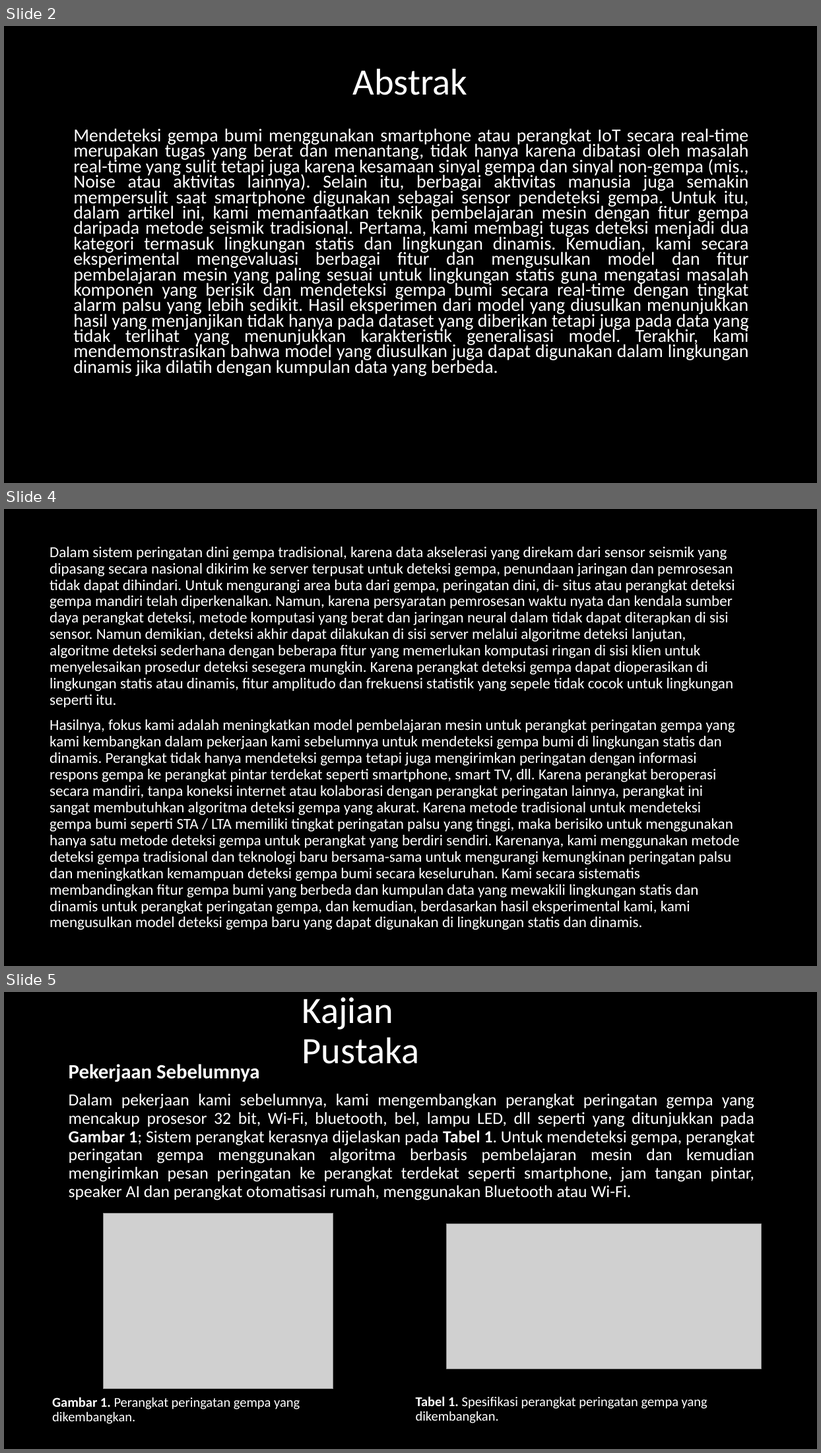
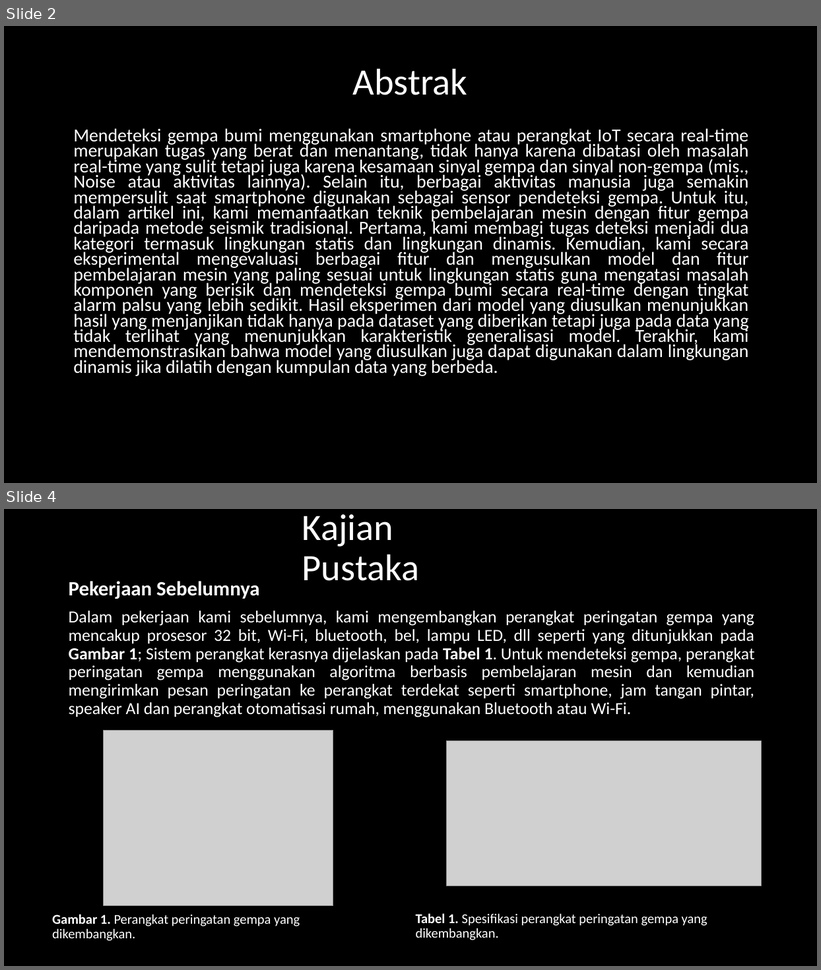
Before and after one commit to juvina03/SBP, a slide deck: PPT_Presentasi_SBP.pptx. Shown one above the other, each under a label of ours: slides 2, 4 and 5 before the commit, slides 2 and 4 after it; the slides between them are not shown. The pictures are 821x1453 and 821x970 pixels, drawn with LibreOffice and Linux fonts; fonts in the diff are those of the drawing; grey boxes stand for pictures. Boxes give left, top, right and bottom in pixels: in the first picture for what was removed or moved away, otherwise in the second. Text is boxed around its words. In the diff, an @@ line names an element or a change of style, - is before the commit and + after.

```diff
--- a/PPT_Presentasi_SBP.pptx
+++ b/PPT_Presentasi_SBP.pptx
@@ slide 4 removed at [4, 509, 817, 966], background #000000 @@
@@ text removed at [50, 547, 739, 930] @@
-Dalam sistem peringatan dini gempa tradisional, karena data akselerasi yang direkam dari sensor seismik yang dipasang secara nasional dikirim ke server terpusat untuk deteksi gempa, penundaan jaringan dan pemrosesan tidak dapat dihindari. Untuk mengurangi area buta dari gempa, peringatan dini, di- situs atau perangkat deteksi gempa mandiri telah diperkenalkan. Namun, karena persyaratan pemrosesan waktu nyata dan kendala sumber daya perangkat deteksi, metode komputasi yang berat dan jaringan neural dalam tidak dapat diterapkan di sisi sensor. Namun demikian, deteksi akhir dapat dilakukan di sisi server melalui algoritme deteksi lanjutan, algoritme deteksi sederhana dengan beberapa fitur yang memerlukan komputasi ringan di sisi klien untuk menyelesaikan prosedur deteksi sesegera mungkin. Karena perangkat deteksi gempa dapat dioperasikan di lingkungan statis atau dinamis, fitur amplitudo dan frekuensi statistik yang sepele tidak cocok untuk lingkungan seperti itu.
-Hasilnya, fokus kami adalah meningkatkan model pembelajaran mesin untuk perangkat peringatan gempa yang kami kembangkan dalam pekerjaan kami sebelumnya untuk mendeteksi gempa bumi di lingkungan statis dan dinamis. Perangkat tidak hanya mendeteksi gempa tetapi juga mengirimkan peringatan dengan informasi respons gempa ke perangkat pintar terdekat seperti smartphone, smart TV, dll. Karena perangkat beroperasi secara mandiri, tanpa koneksi internet atau kolaborasi dengan perangkat peringatan lainnya, perangkat ini sangat membutuhkan algoritma deteksi gempa yang akurat. Karena metode tradisional untuk mendeteksi gempa bumi seperti STA / LTA memiliki tingkat peringatan palsu yang tinggi, maka berisiko untuk menggunakan hanya satu metode deteksi gempa untuk perangkat yang berdiri sendiri. Karenanya, kami menggunakan metode deteksi gempa tradisional dan teknologi baru bersama-sama untuk mengurangi kemungkinan peringatan palsu dan meningkatkan kemampuan deteksi gempa bumi secara keseluruhan. Kami secara sistematis membandingkan fitur gempa bumi yang berbeda dan kumpulan data yang mewakili lingkungan statis dan dinamis untuk perangkat peringatan gempa, dan kemudian, berdasarkan hasil eksperimental kami, kami mengusulkan model deteksi gempa baru yang dapat digunakan di lingkungan statis dan dinamis.
@@ what was slide 5 is now slide 4 @@
```
Also in this commit, not shown: 2 slides changed, 1 other slide removed.
